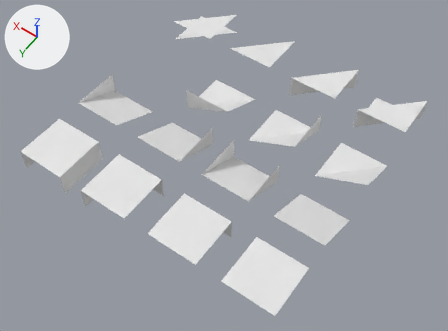
The glTF model landmark_zones/mesh_libraries/simple/MeshLibrarySimple.glb as it was, and as the next commit left it.
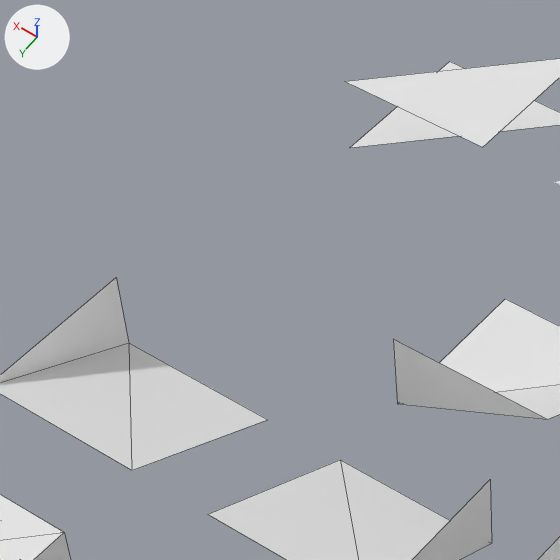
Each version appears first whole from a camera (50 mm lens) standing at (-4.7, 5.18, 8.77) and looking at (-0.43, -0.79, -0.62), and next in a close-up on the part from 18% to 52% of the width and 0% to 45% of the height. Lighting does not change. The marker at upper left points along +X, +Y and +Z. The last two pictures show the newer version. The close-ups show mesh edges as thin lines.

Objects in the first close-up: 'DropSalient', 'NavWallDiag', 'RampDiagREdge', 'RampStraightLEdge', 'RampStraightREdge' and 1 more.
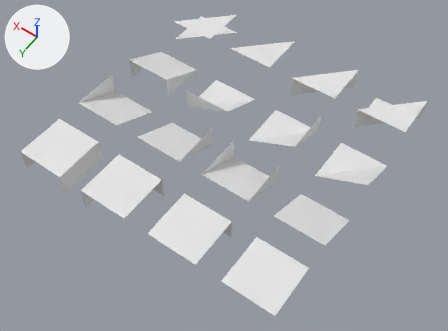
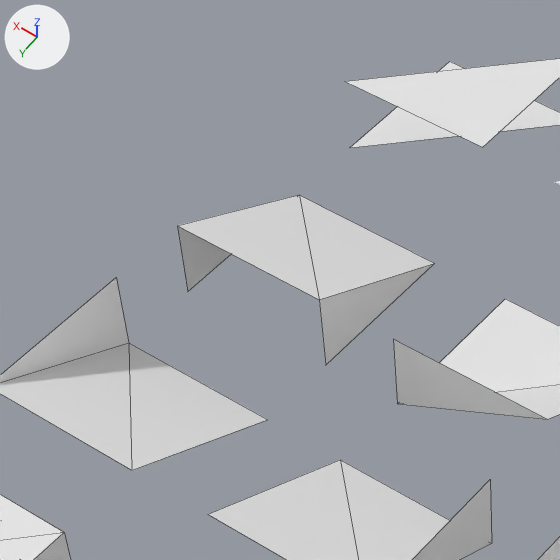
What changed in the scene script:
```text
Add mat_material_016:
    mat_material_016 = principled_material('Material.016')
    mat_material_016.base_color = (0.8, 0.8, 0.8)  # white #e7e7e7
Add me_cube_016:
    me_cube_016.from_pydata([(0.5, 0.5, 0.5), (0.5, 0.5, 0.0), (0.5, -0.5, 0.0), (-0.5, 0.5, 0.5), (-0.5, 0.5, 0.0), (-0.5, -0.5, 0.0)], [], [(0, 1, 2), (4, 3, 5), (2, 5, 3), (2, 3, 0)])
    me_cube_016.materials.append(mat_material_016)  # white #e7e7e7
Add ob_rampsalient:
    ob_rampsalient = bpy.data.objects.new('RampSalient', me_cube_016)
    ob_rampsalient.location = (1.984, -2.0, -0.5)
```

Where the change shows, as pixel boxes [x1, y1, x2, y2] in the close-ups (560 x 560 px):
'RampSalient', added
    after: [177, 195, 435, 365]
